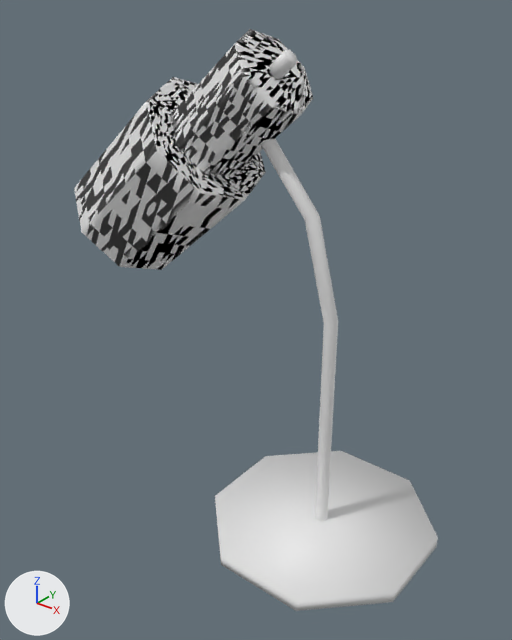
Two versions of the OBJ model refined_dataset/DeskLamp/m611.obj, one commit apart.
Camera for both pictures: a 50 mm camera at (1.237, -1.224, 1.054) aimed at (0.46, -0.252, 0.451). The axes (+X, +Y, +Z) are drawn at lower left. The lights are the same throughout. Where no turn or scale is listed for an object, it has been applied to the vertices.

In view in the first picture: 'm611'.
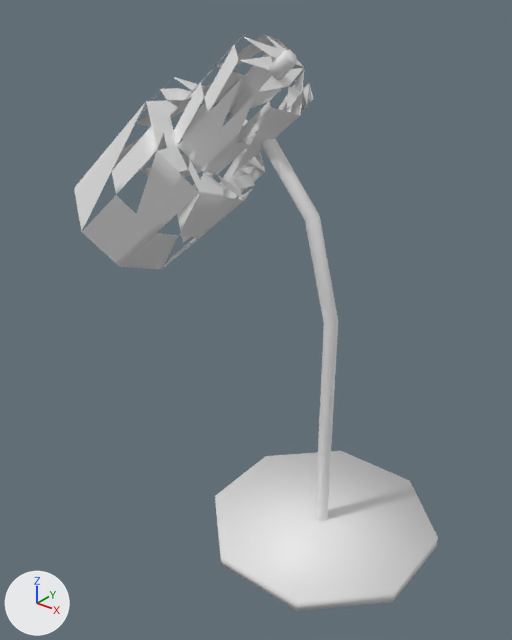
Changed parts and their boxes (x1, y1, x2, y2) in the pictures (512 x 640 px):
'm611', reshaped: before (74, 29, 438, 611); after (74, 34, 438, 611)
part 1 of me_m611, deleted: before (89, 29, 312, 262)

Edits to the bpy script that builds the scene:
```text
Change me_m611:
    used by ob_m611; location = (0.0, 0.0, 0.0)
    remove me_m611.from_pydata(...)  # 4714 vertices, 9280 faces; spans x 0.025..0.844, y -0.459..-0.025, z 0.025..0.975
    add me_m611.from_pydata(...)  # 4405 vertices, 8032 faces; spans x 0.025..0.844, y -0.459..-0.025, z 0.025..0.975
    me_m611 part 1: 309 vertices removed from x 0.086..0.546, y -0.373..-0.117, z 0.506..0.973
```
